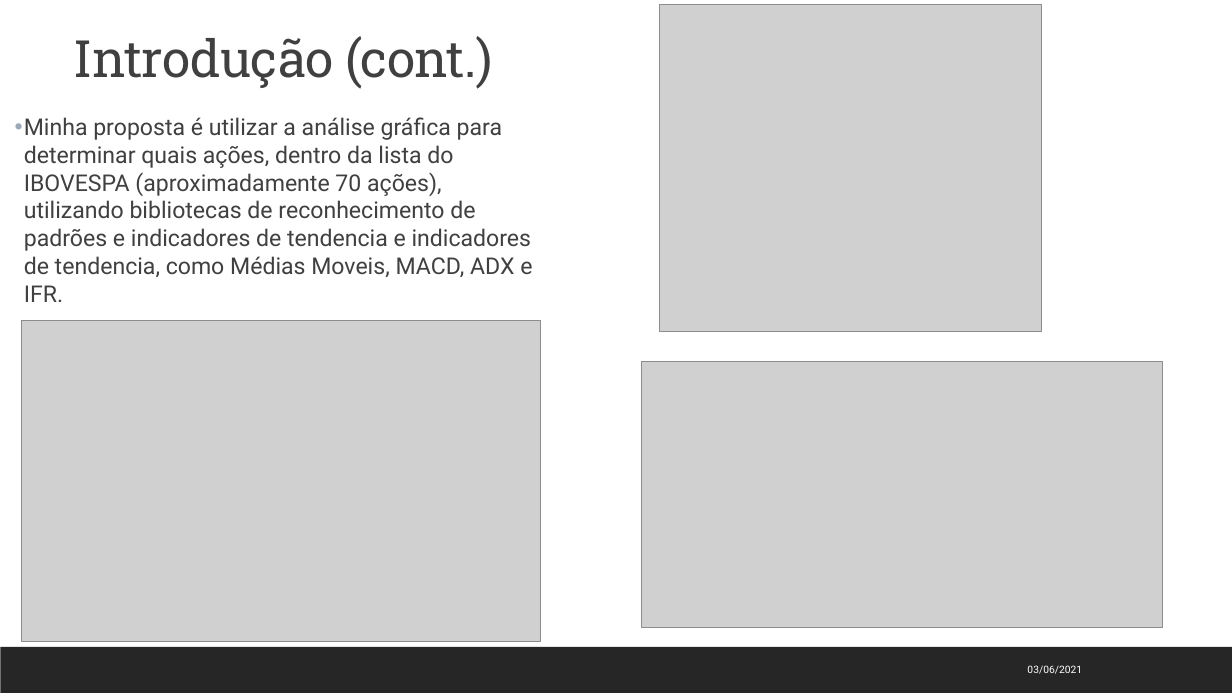
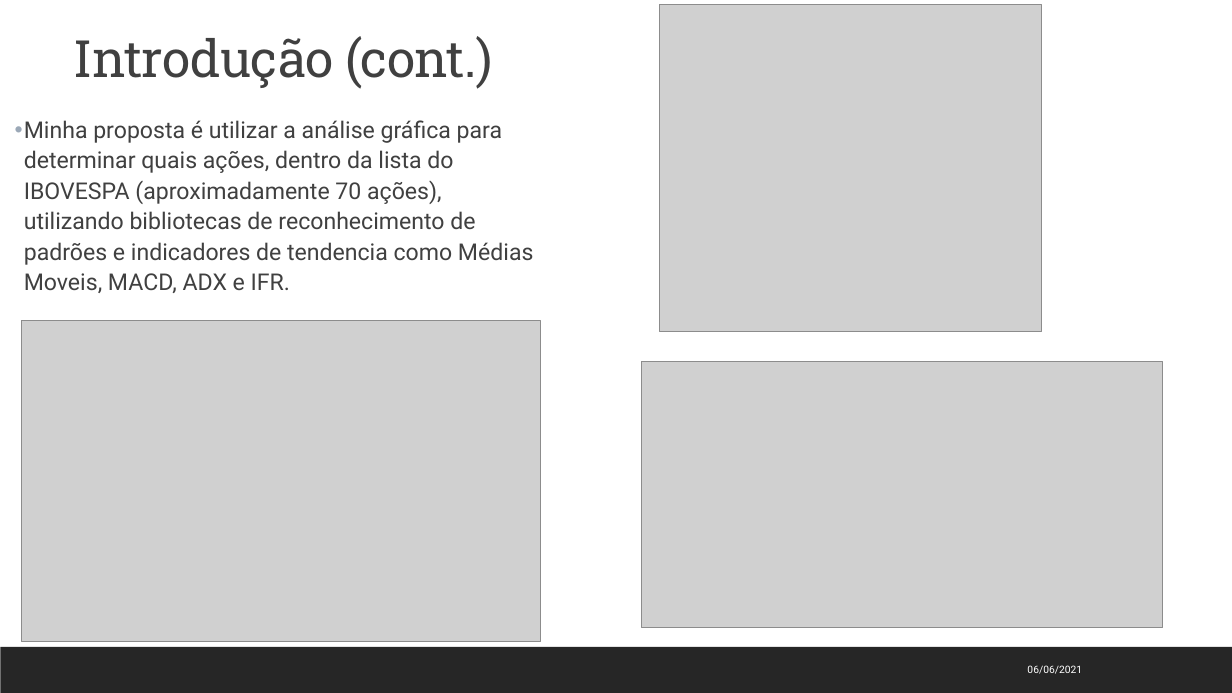
Before and after one commit to jmppsalles/Projeto_Final_AWARI, a slide deck: slide 3 of Trabalho final AWARI - João Marcos Salles - 20210610.pptx. Drawn at 1232x693 pixels with LibreOffice and Linux fonts; fonts in the diff are those of the drawing; grey boxes stand for pictures. Boxes give left, top, right and bottom in pixels: in the first picture for what was removed or moved away, otherwise in the second. Text is boxed around its words. In the diff, an @@ line names an element or a change of style, - is before the commit and + after.

```diff
--- a/Trabalho final AWARI - João Marcos Salles - 20210610.pptx
+++ b/Trabalho final AWARI - João Marcos Salles - 20210610.pptx
@@ text at [24, 120, 533, 293]: text changed @@
-• Minha proposta é utilizar a análise gráfica para determinar quais ações, dentro da lista do IBOVESPA (aproximadamente 70 ações), utilizando bibliotecas de reconhecimento de padrões e indicadores de tendencia e indicadores de tendencia, como Médias Moveis, MACD, ADX e IFR.
+• Minha proposta é utilizar a análise gráfica para determinar quais ações, dentro da lista do IBOVESPA (aproximadamente 70 ações), utilizando bibliotecas de reconhecimento de padrões e indicadores de tendencia como Médias Moveis, MACD, ADX e IFR.
@@ text at [1027, 665, 1082, 674]: text changed @@
-03/06/2021
+06/06/2021
```
Also in this commit, not shown: 5 other slides changed, 6 slides added, 1 other file.
